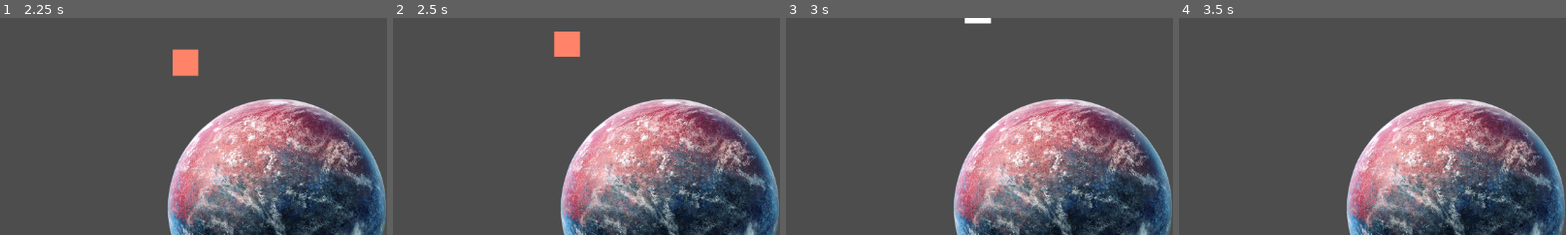
Above: before the commit, frames 1-4 (left to right).
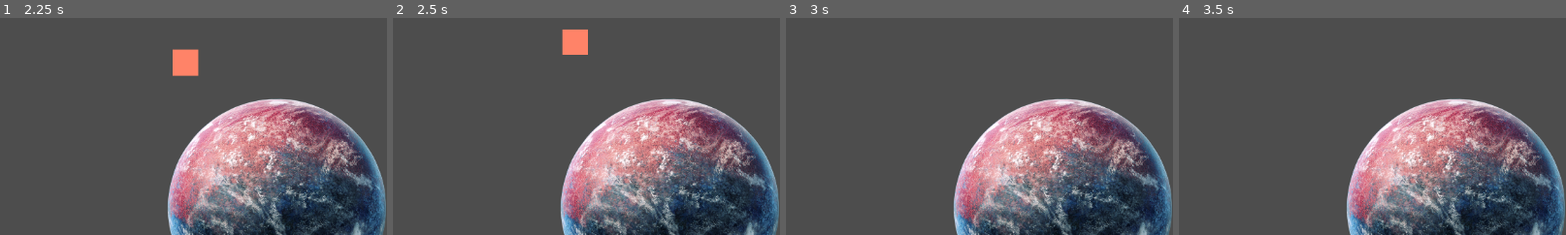
Above: after the commit, the same moments.

Repository: Pabluwu707/p-meus-amigos
Game: Godot game, scene res://scenes/main.tscn
Same seed, same stepped clock (60 frames per second), same inputs: the game is played once before the commit and once after it.
Inputs:
- Up to frame 1 (2.25 s): tap Enter at 0.5 s; hold Right (right) 0.53-1.28 s; hold S (down) 1.28-2.03 s; hold Right (right) from 2.03 s (still down)
- Up to frame 2 (2.5 s): keep holding Right (right)
- Up to frame 3 (3 s): release Right (right) at 2.78 s; hold Up (up) from 2.78 s (still down)
- Up to frame 4 (3.5 s): keep holding Up (up)
The pictures show only the part of the screen within x 11-61%, y 0-50%; the shares and areas given below are measured in that part.

Frame 1 is identical in both runs. In frame 2, 0.6% of the frame differs, in the area x 41-51%, y 5-18%; in frame 3, 0.2%; in frame 4, nothing differs.

Commit message:
Grace period desync from knockback period

Diff:
--- a/scenes/player.tscn
+++ b/scenes/player.tscn
@@ -33,8 +33,13 @@
 
 [node name="KnockbackTimer" type="Timer" parent="."]
 unique_name_in_owner = true
-process_callback = 0
-wait_time = 0.7
+wait_time = 0.4
+one_shot = true
+
+[node name="GracePeriodTimer" type="Timer" parent="."]
+unique_name_in_owner = true
+wait_time = 1.6
 one_shot = true
 
 [connection signal="timeout" from="KnockbackTimer" to="." method="_on_knockback_timer_timeout"]
+[connection signal="timeout" from="GracePeriodTimer" to="." method="_on_grace_period_timer_timeout"]
--- a/scripts/player.gd
+++ b/scripts/player.gd
@@ -3,12 +3,12 @@
 const MAX_SPEED = 7.5
 const ACCELERATION = 2.0
 const RESISTANCE = 2.0
-const BREAK_BONUS = 2.0
+const BREAK_BONUS = 10.0
 const GRACE_PERIOD = 3.0 #in seconds
 
 var momentum = Vector2(0, 0)
-var bouncing = false
 var in_knockback = false
+var invencible = false
 var playable = true
 
 func are_oposite_numbers(n1: float, n2: float):
@@ -31,7 +31,6 @@
 	if collision_info:
 		velocity = velocity.bounce(collision_info.get_normal())
 		momentum = momentum.rotated(momentum.angle_to(velocity)) * 0.7
-		bouncing = true
 		on_knockback()
 
 	elif playable:
@@ -40,11 +39,8 @@
 		if (in_knockback):
 			direction = Vector2(0, 0)
 
-		if direction.length() != 0:
-			bouncing = false
-
 		var break_bonus = 1
-		if (are_oposite_vectors(direction, velocity) and !bouncing):
+		if are_oposite_vectors(direction, velocity):
 			break_bonus = BREAK_BONUS
 			print("BREAAAAAAAAK")
 		else:
@@ -61,10 +57,17 @@
 		velocity = momentum * MAX_SPEED
 
 func on_knockback():
+	if (!invencible):
+		%GracePeriodTimer.start()
+		invencible = true
+		get_node("Sprite2D/ColorRect2").visible = true
+
 	in_knockback = true
 	%KnockbackTimer.start()
-	get_node("Sprite2D/ColorRect2").visible = true
 
 func _on_knockback_timer_timeout():
 	in_knockback = false
+
+func _on_grace_period_timer_timeout():
+	invencible = false
 	get_node("Sprite2D/ColorRect2").visible = false
